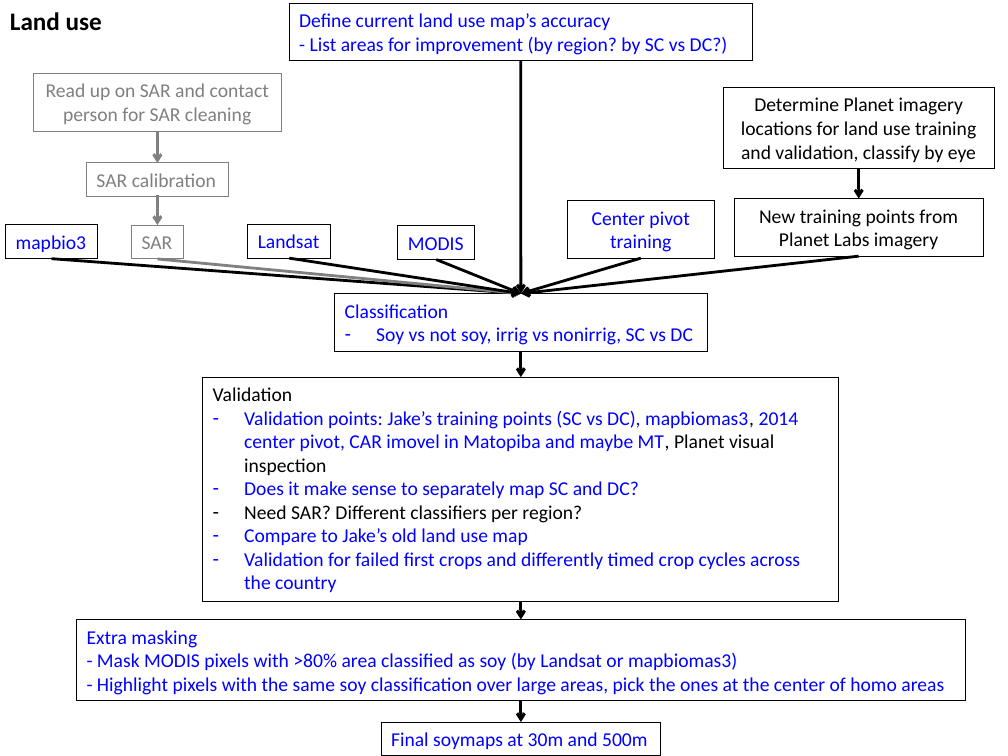
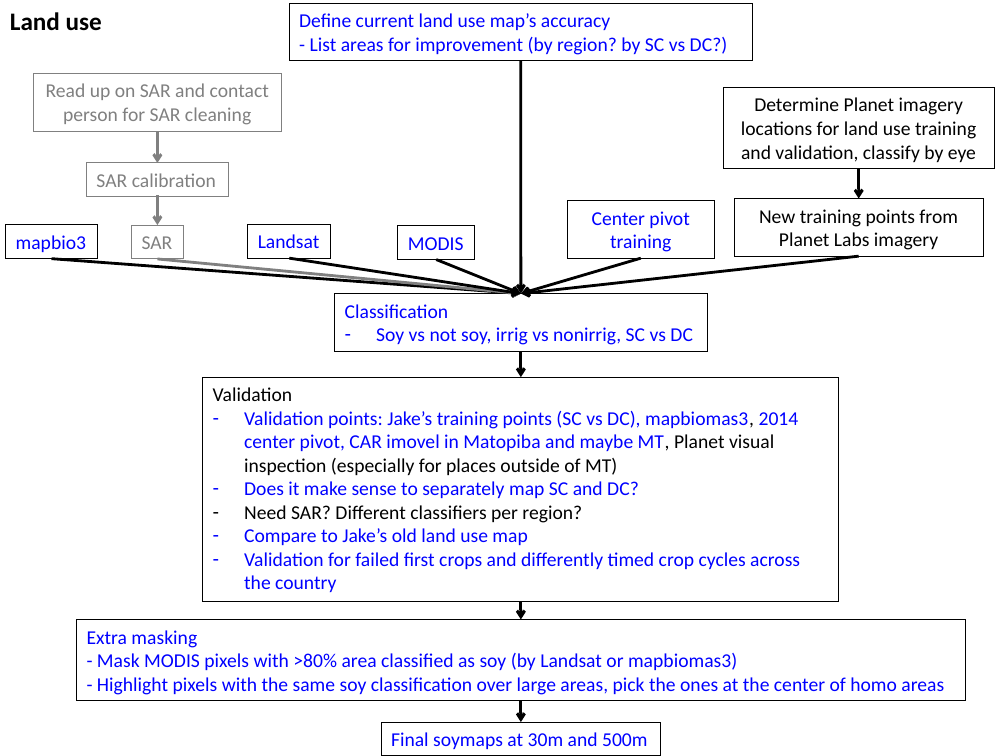
Before and after one commit to minghui-zhang/Meeting, a slide deck: slide 2 of January 4 2018.pptx. Drawn at 1008x756 pixels with LibreOffice and Linux fonts; fonts in the diff are those of the drawing. Boxes give left, top, right and bottom in pixels: in the first picture for what was removed or moved away, otherwise in the second. Text is boxed around its words. In the diff, an @@ line names an element or a change of style, - is before the commit and + after.

```diff
--- a/January 4 2018.pptx
+++ b/January 4 2018.pptx
@@ text in rectangle at box(244, 411, 799, 475): text changed @@
-– Validation points: Jake’s training points (SC vs DC), mapbiomas3, 2014 center pivot, CAR imovel in Matopiba and maybe MT, Planet visual inspection
+– Validation points: Jake’s training points (SC vs DC), mapbiomas3, 2014 center pivot, CAR imovel in Matopiba and maybe MT, Planet visual inspection (especially for places outside of MT)
```
Also in this commit, not shown: 1 other file.
